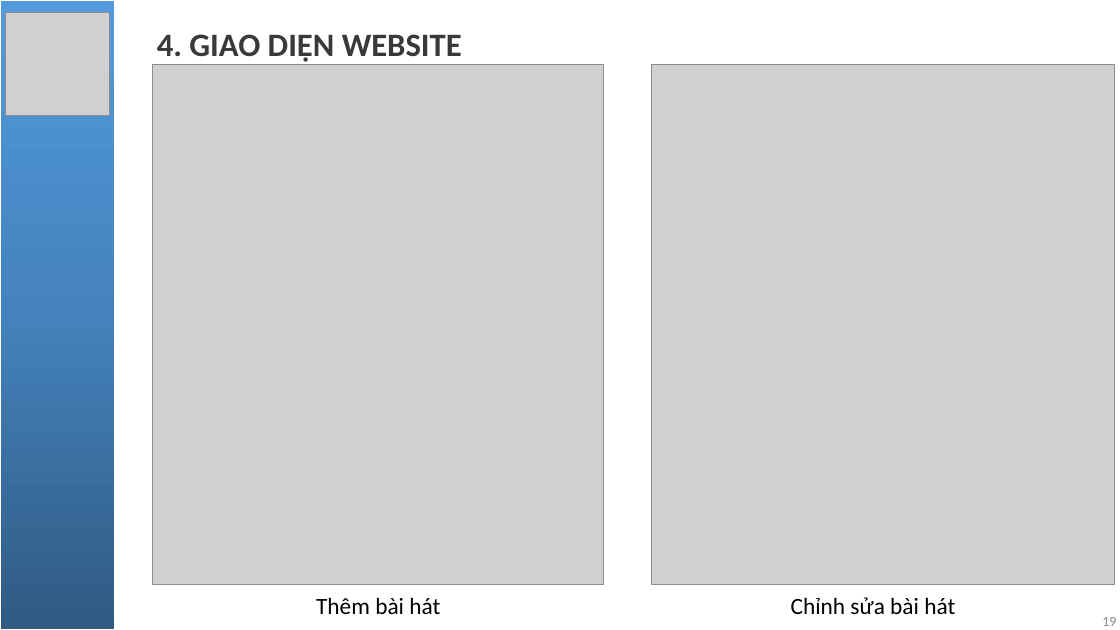
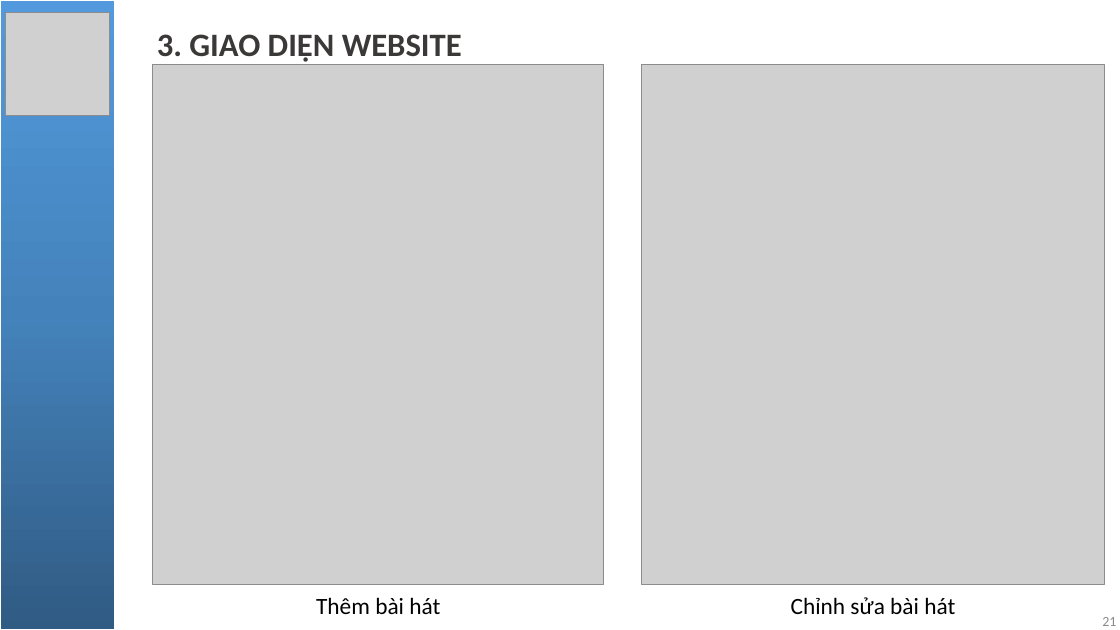
Before and after one commit to NgoQuocBao1010/PHP-Spotify-Clone, a slide deck: slide 21 of pptReport/Báo cáo đồ án.pptx (slide 19 before the commit). Drawn at 1120x630 pixels with LibreOffice and Linux fonts; fonts in the diff are those of the drawing; grey boxes stand for pictures. Boxes give left, top, right and bottom in pixels: in the first picture for what was removed or moved away, otherwise in the second. Text is boxed around its words. In the diff, an @@ line names an element or a change of style, - is before the commit and + after.

```diff
--- a/pptReport/Báo cáo đồ án.pptx
+++ b/pptReport/Báo cáo đồ án.pptx
@@ subtitle at [157, 34, 462, 62]: text changed @@
-4. GIAO DIỆN WEBSITE
+3. GIAO DIỆN WEBSITE
@@ picture: place and size @@
-picture at [652, 64, 1115, 584]
+picture at [642, 64, 1105, 584]
@@ page number at [1102, 617, 1116, 626]: text changed @@
-19
+21
```
Also in this commit, not shown: 17 other slides changed, 3 slides added, 1 slide removed.
